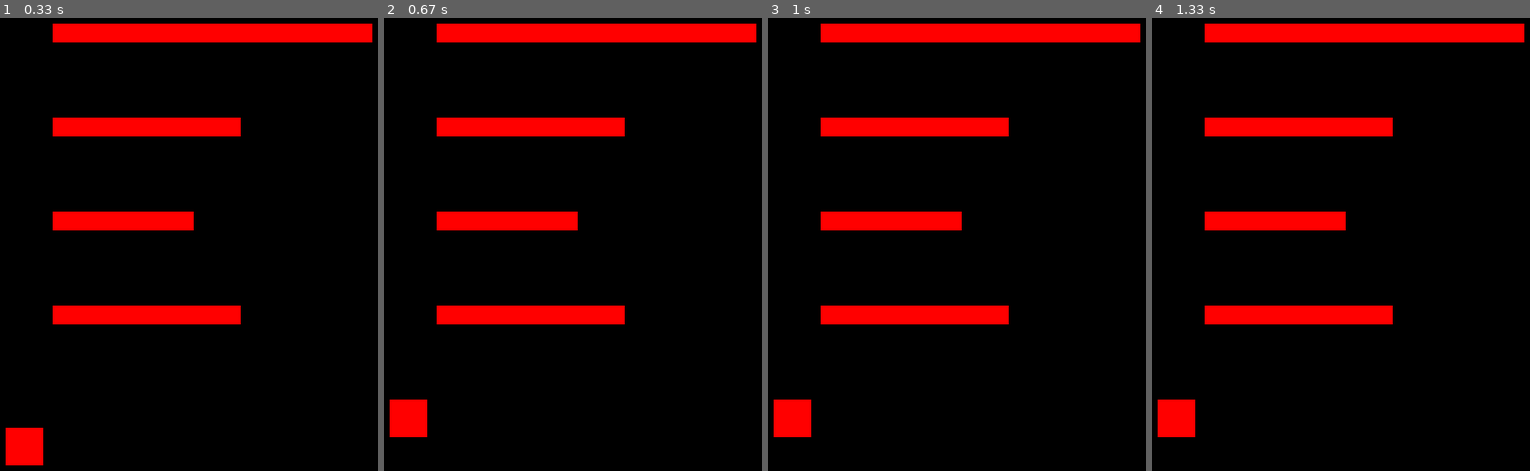
Above: before the commit, frames 1-4 (left to right).
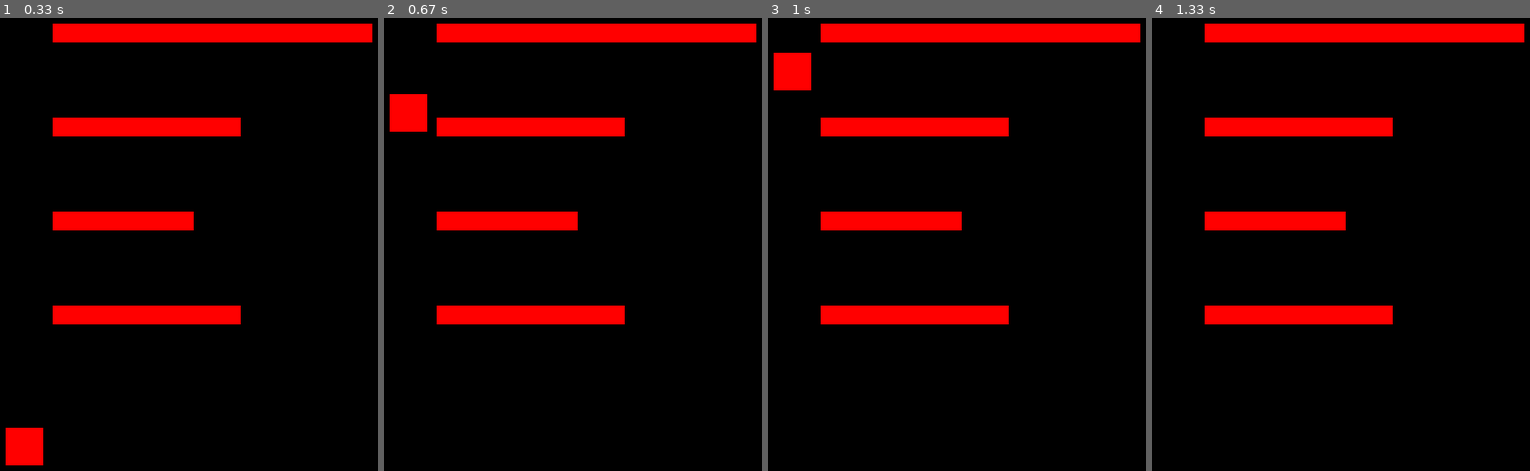
Above: after the commit, the same moments.

Repository: RobertNeuzil/game
Game: pygame game, started from personal/personalgame.py
The game is run twice, just before and just after one commit, with the same random seed, the same clock (stepped at 60 frames per second) and the same inputs.
Inputs:
- Up to frame 1 (0.33 s): no input
- Up to frame 2 (0.67 s): tap Space at 0.33 s
- Up to frame 3 (1 s): no input
- Up to frame 4 (1.33 s): no input

Frame 1 is identical in both runs. In frame 2, 1.7% of the frame differs, in the area x 1-12%, y 16-93%; in frame 3, 1.7%; in frame 4, 0.8%.

Commit message:
jumping in place with jumpcount variable in the rects class

Diff:
--- a/personal/personalgame.py
+++ b/personal/personalgame.py
@@ -11,7 +11,7 @@
 height = 40
 red = (255, 0, 0)
 black = (0, 0, 0)
-
+jumping = False
 
 class rects():
 	def __init__(self, x, y, width, height):
@@ -19,8 +19,10 @@
 		self.y = y
 		self.width = width
 		self.height = height
+		self.jumpcount = 10
 	def create(self):
 		pygame.draw.rect(window, red, (self.x, self.y, self.width, self.height))
+
 
 square_one = rects(50, 530, 40, 40)
 square_two = rects(100, 200, 200, 20)
@@ -30,6 +32,7 @@
 square_six = rects(60, 300, 150, 20)
 
 def draw():
+
 	pygame.time.delay(40)
 	window.fill(black)
 	square_one.create()
@@ -50,12 +53,20 @@
 		square_one.x-= velocity
 	if keys[pygame.K_RIGHT] and square_one.x < 600 - width:
 		square_one.x += velocity
-	if keys[pygame.K_DOWN] and square_one.y < 600 - height:
-		square_one.y += velocity
-	if keys[pygame.K_UP] and square_one.y > 0:
-		square_one.y -= velocity
-	if keys[pygame.K_SPACE]:
-		square_one.y *= 0.9444
+	if not (jumping):
+		if keys[pygame.K_DOWN] and square_one.y < 600 - height:
+			square_one.y += velocity
+		if keys[pygame.K_UP] and square_one.y > 0:
+			square_one.y -= velocity
+		if keys[pygame.K_SPACE]:
+			jumping = True
+	else:
+		if square_one.jumpcount >= -10:
+			square_one.y -= square_one.jumpcount ** 2
+			square_one.jumpcount -= 1
+		else:
+			square_one.jumping = True
+			square_one.jumpcount = 10
 	draw()
 
 pygame.quit()
